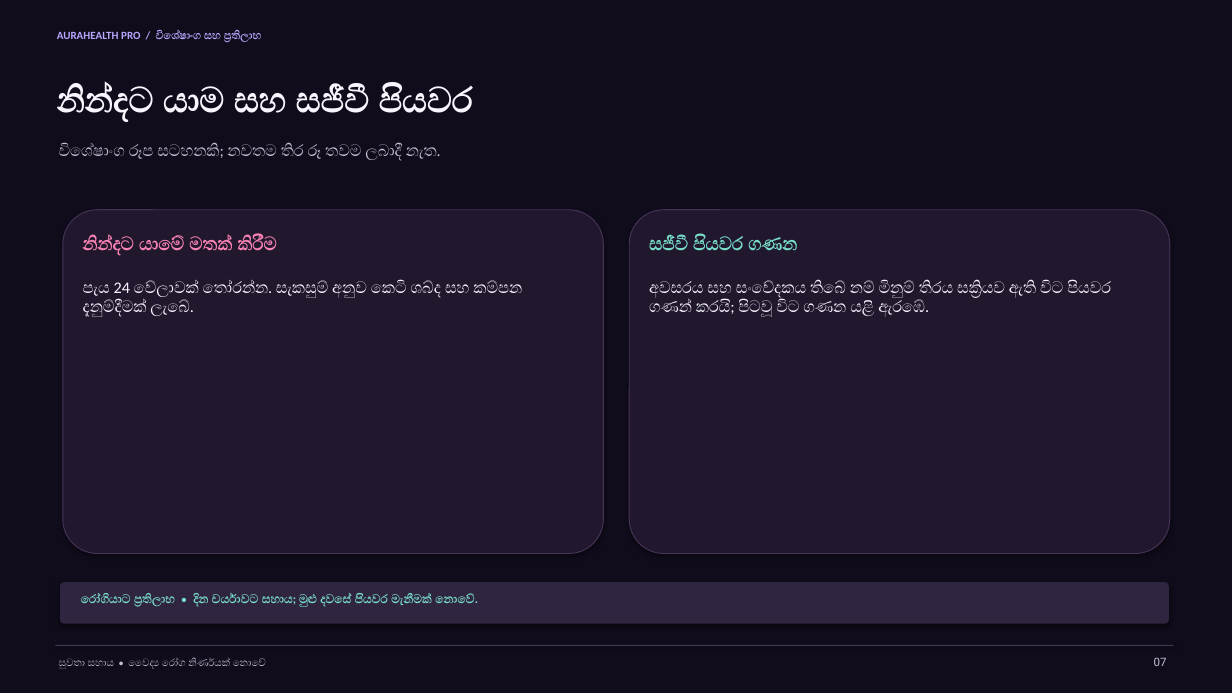
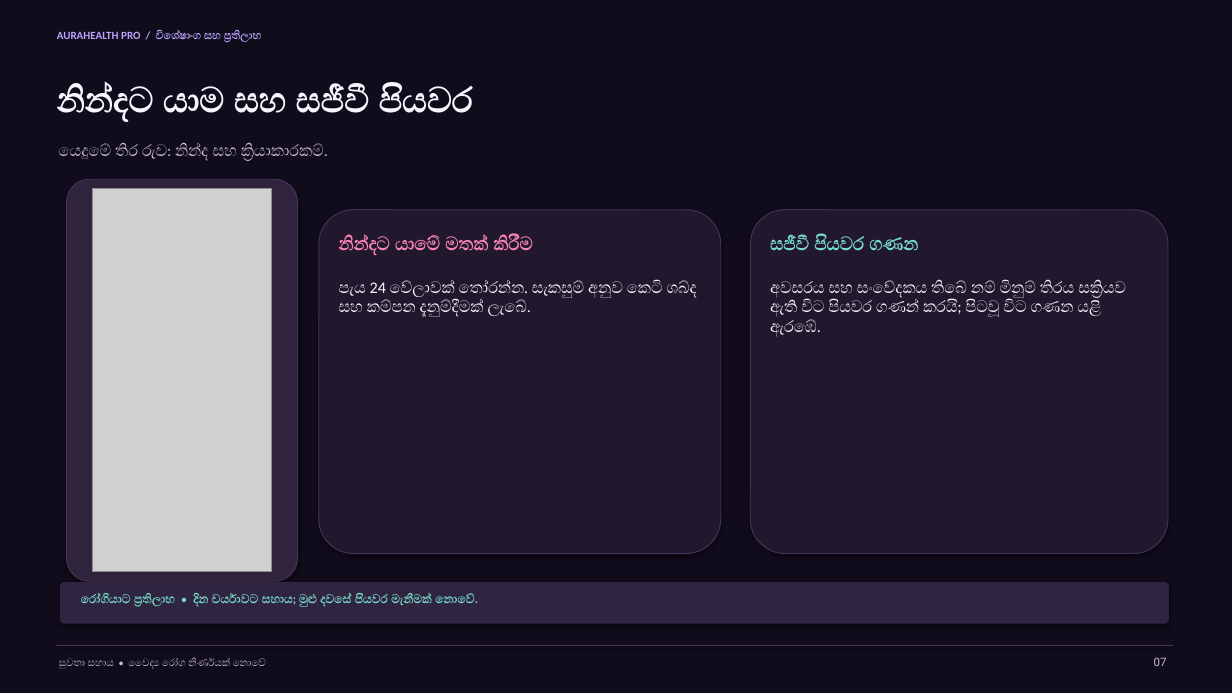
Before and after one commit to mrh995044-a11y/aura-helth-pro-complet, a slide deck: slide 7 of deliverables/AuraHealth-Pro-Features-and-Benefits-Sinhala-Animated.pptx. Drawn at 1232x693 pixels with LibreOffice and Linux fonts; fonts in the diff are those of the drawing; grey boxes stand for pictures. Boxes give left, top, right and bottom in pixels: in the first picture for what was removed or moved away, otherwise in the second. Text is boxed around its words. In the diff, an @@ line names an element or a change of style, - is before the commit and + after.

Commit message:
Update presentations with current app screenshots

```diff
--- a/deliverables/AuraHealth-Pro-Features-and-Benefits-Sinhala-Animated.pptx
+++ b/deliverables/AuraHealth-Pro-Features-and-Benefits-Sinhala-Animated.pptx
@@ text at [59,143,328,161]: text changed @@
-විශේෂාංග රූප සටහනකි; නවතම තිර රූ තවම ලබාදී නැත.
+යෙදුමේ තිර රුව: නින්ද සහ ක්‍රියාකාරකම්.
@@ rounded rectangle: place and size @@
-rounded rectangle at [63,210,604,554]
+rounded rectangle at [67,179,298,581]
@@ rounded rectangle at [67,179,298,581]: fill #21182E to #30233C @@
@@ picture added at [92,189,272,572] @@
@@ rounded rectangle added at [319,210,721,554], fill #21182E, outline #473357 0.75 pt @@
@@ text "නින්දට යාමේ මතක් කිරීම": place and size @@
-text "නින්දට යාමේ මතක් කිරීම" at [83,236,277,256]
+text "නින්දට යාමේ මතක් කිරීම" at [339,236,533,256]
@@ rounded rectangle: place and size @@
-rounded rectangle at [629,210,1170,554]
+rounded rectangle at [750,210,1168,554]
@@ text "සජීවී පියවර ගණන": place and size @@
-text "සජීවී පියවර ගණන" at [649,236,797,251]
+text "සජීවී පියවර ගණන" at [770,236,918,251]
@@ text "පැය 24 වේලාවක් තෝරන්න. සැකසුම් ..." rewrapped from [83,280,522,317] to [339,280,697,317] @@
@@ text "අවසරය සහ සංවේදකය තිබේ නම් ..." rewrapped from [649,280,1111,317] to [770,280,1126,337] @@
```
Also in this commit, not shown: 9 other slides changed, 11 other files.
